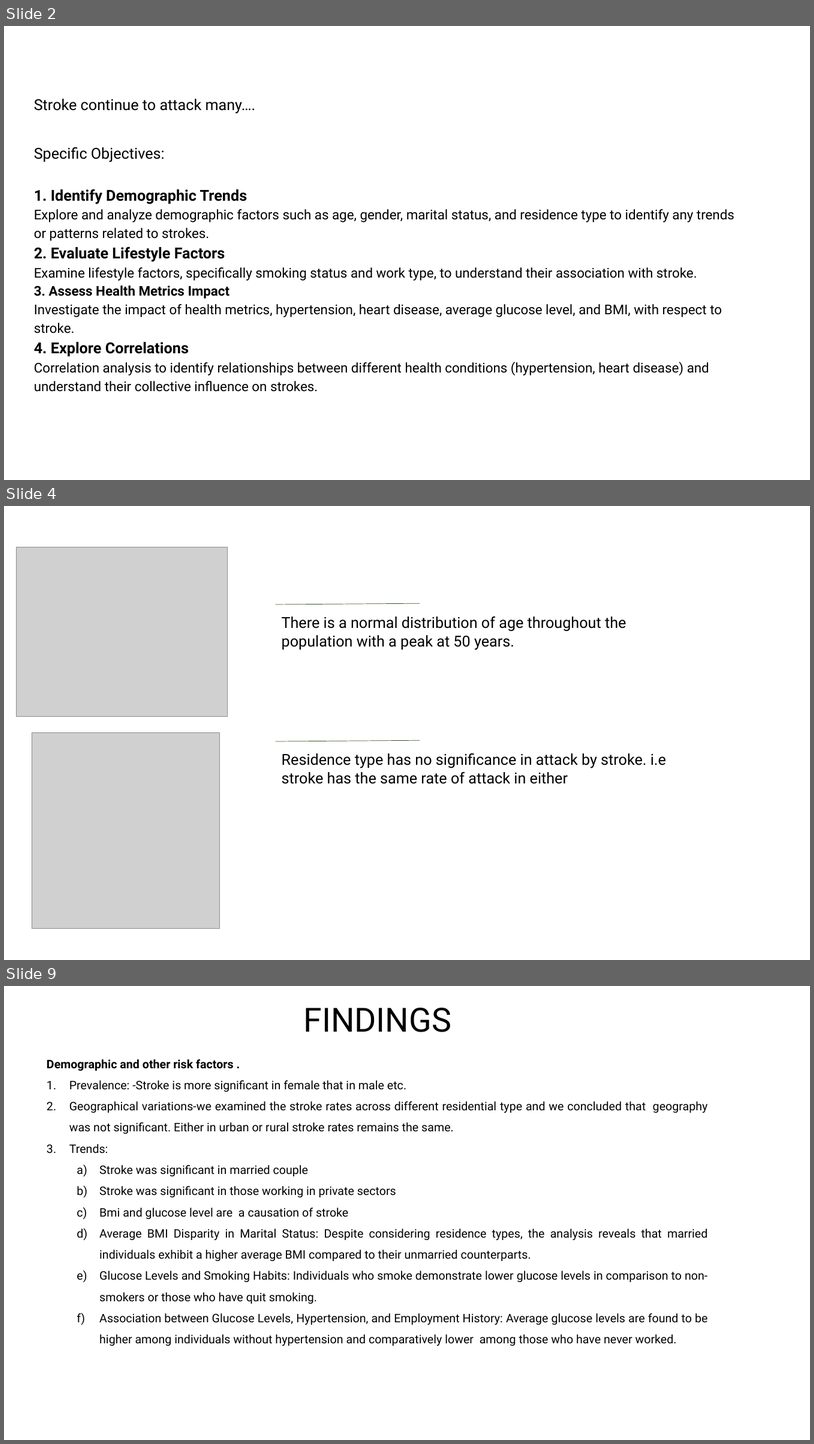
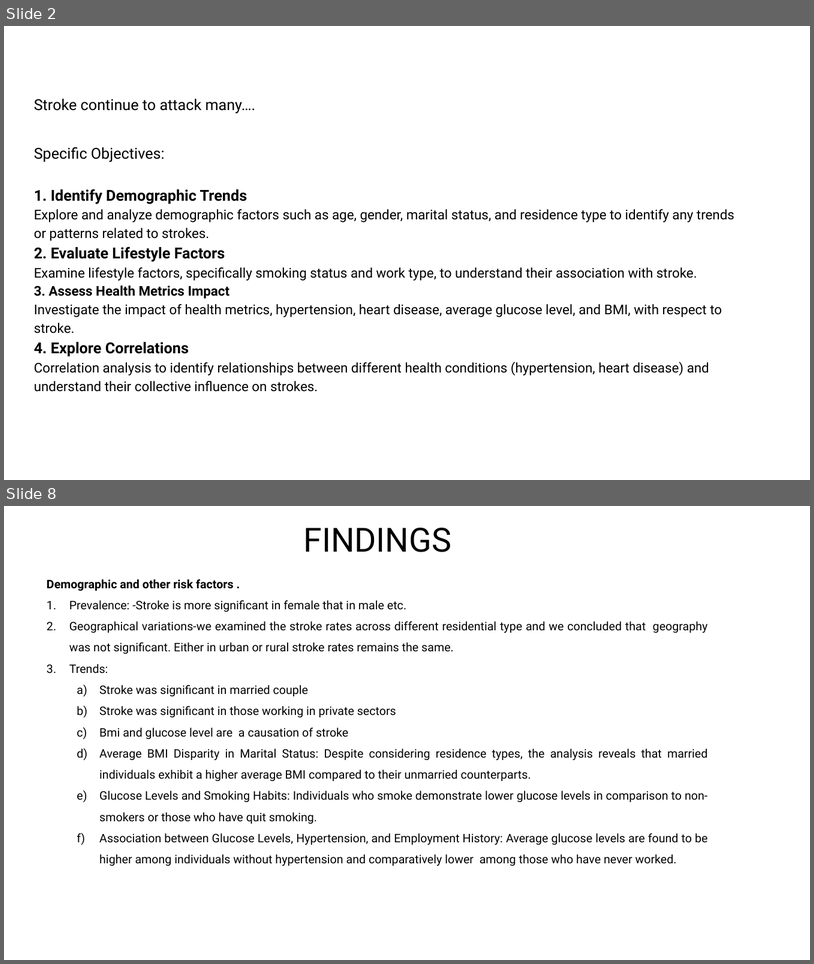
Before and after one commit to cynthiadalmas/Exploratory-data-analysis-on-stroke-dataset., a slide deck: STROKE DATA ANALYSIS.pptx. Shown one above the other, each under a label of ours: slides 2, 4 and 9 before the commit, slides 2 and 8 after it; the slides between them are not shown. The pictures are 814x1444 and 814x964 pixels, drawn with LibreOffice and Linux fonts; fonts in the diff are those of the drawing; grey boxes stand for pictures. Boxes give left, top, right and bottom in pixels: in the first picture for what was removed or moved away, otherwise in the second. Text is boxed around its words. In the diff, an @@ line names an element or a change of style, - is before the commit and + after.

```diff
--- a/STROKE DATA ANALYSIS.pptx
+++ b/STROKE DATA ANALYSIS.pptx
@@ slide 4 removed at (4,506,810,960), background #FFFFFF @@
@@ picture removed at (16,547,227,717) @@
@@ line removed from (276, 604) to (420, 603) @@
@@ text removed at (282,616,626,650) @@
-There is a normal distribution of age throughout the population with a peak at 50 years.
@@ picture removed at (32,733,220,928) @@
@@ line removed from (276, 741) to (420, 740) @@
@@ text removed at (282,753,666,784) @@
-Residence type has no significance in attack by stroke. i.e stroke has the same rate of attack in either
@@ what was slide 9 is now slide 8 @@
```
Also in this commit, not shown: 5 slides changed, 1 slide added, 1 other slide removed.
